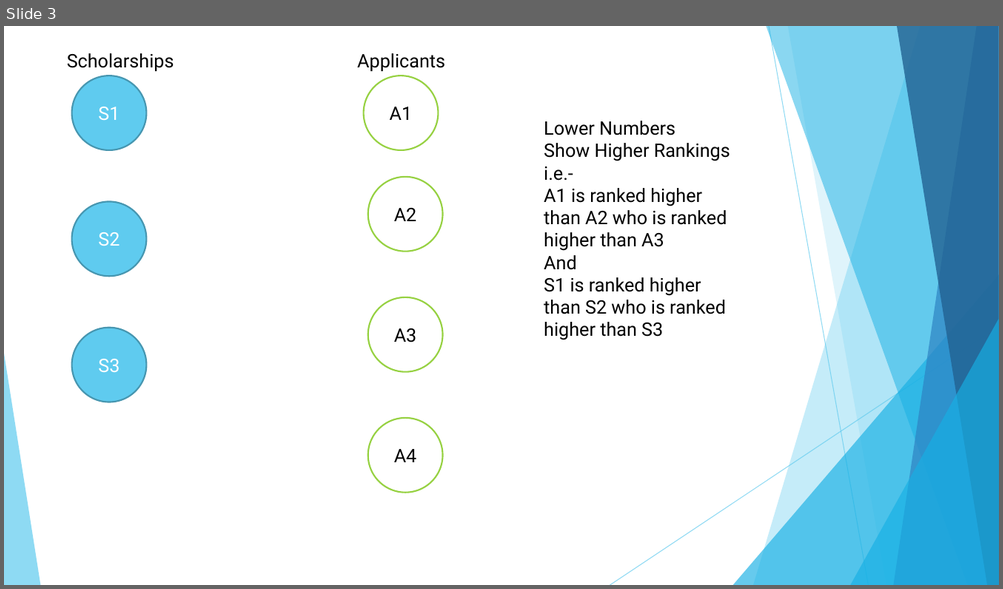
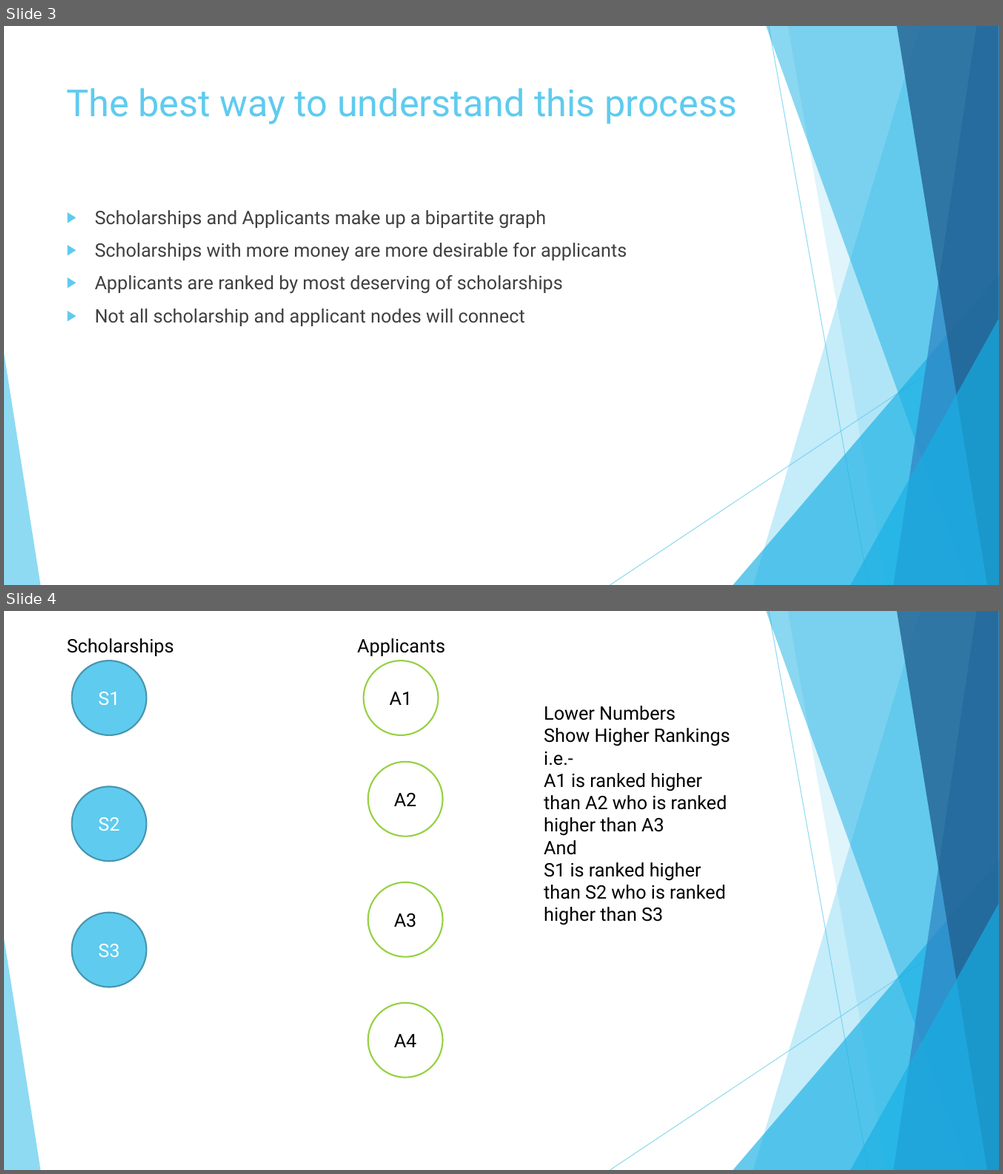
Before and after one commit to dmerson/ArizonaMastersCapstone, a slide deck: Documents/Basic Scholarship Awarding Graphs.pptx. Shown one above the other, each under a label of ours: slide 3 before the commit, slides 3 and 4 after it. The pictures are 1003x589 and 1003x1174 pixels, drawn with LibreOffice and Linux fonts; fonts in the diff are those of the drawing. Boxes give left, top, right and bottom in pixels: in the first picture for what was removed or moved away, otherwise in the second. Text is boxed around its words. In the diff, an @@ line names an element or a change of style, - is before the commit and + after.

```diff
--- a/Documents/Basic Scholarship Awarding Graphs.pptx
+++ b/Documents/Basic Scholarship Awarding Graphs.pptx
@@ slide 3 added at [4, 26, 999, 585], background #FFFFFF; not listed: 10 template elements that a slide beside it also shows @@
@@ title added at [67, 88, 737, 124], 36 pt, text #5FCBEF @@
+The best way to understand this process
@@ text added at [95, 210, 626, 326], 18 pt, text #404040 @@
+▶ Scholarships and Applicants make up a bipartite graph
+▶ Scholarships with more money are more desirable for applicants
+▶ Applicants are ranked by most deserving of scholarships
+▶ Not all scholarship and applicant nodes will connect
@@ what was slide 3 is now slide 4 @@
```
Also in this commit, not shown: 9 slides changed, 1 other slide added, 1 slide removed.
